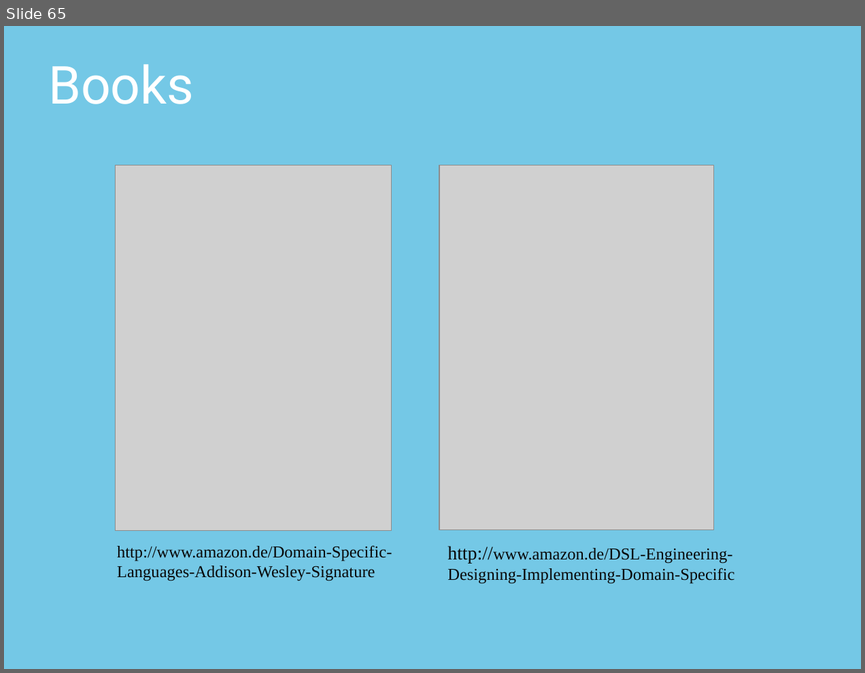
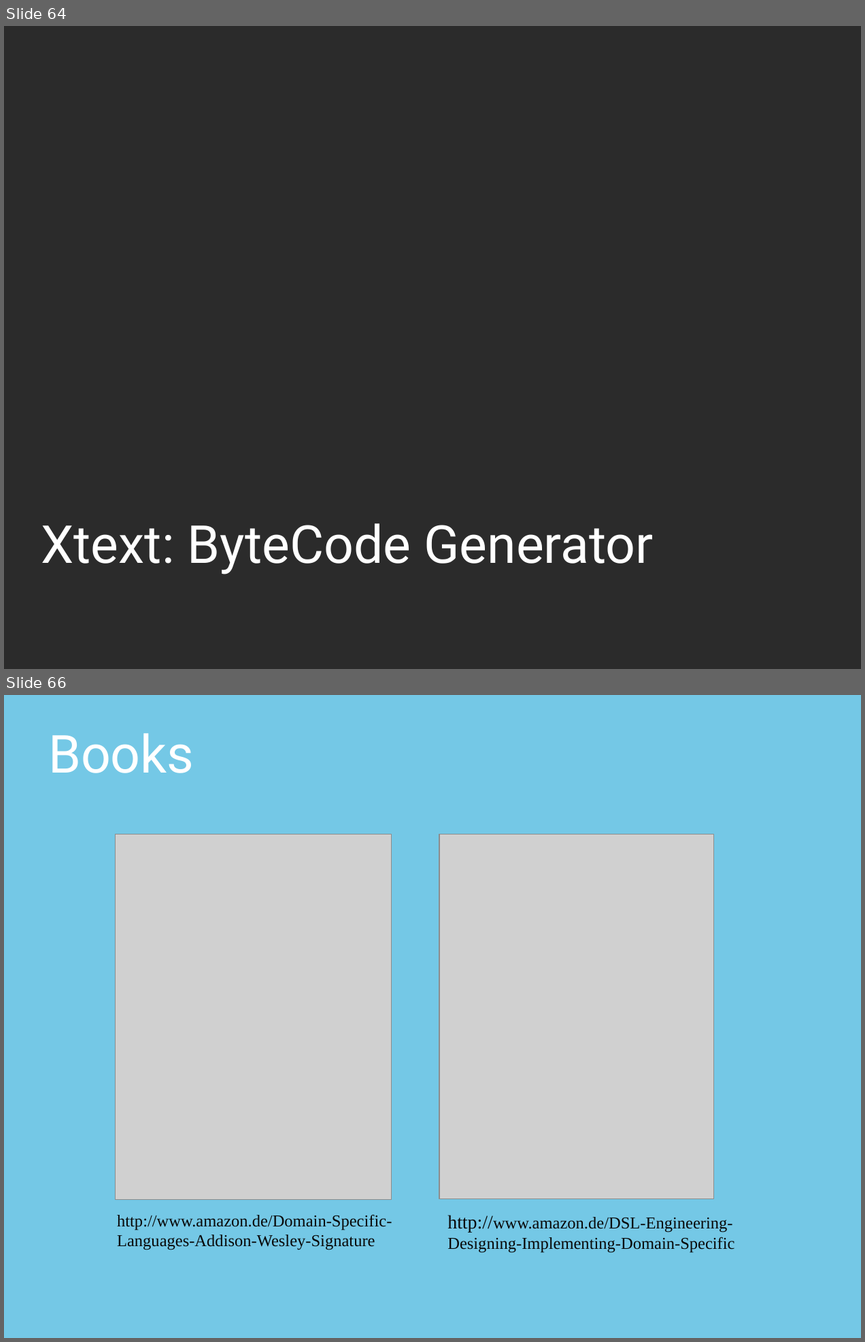
Before and after one commit to thomasfischl/xtext-workshop, a slide deck: xText Workshop.pptx. Shown one above the other, each under a label of ours: slide 65 before the commit, slides 64 and 66 after it; the slides between them are not shown. The pictures are 865x673 and 865x1342 pixels, drawn with LibreOffice and Linux fonts; fonts in the diff are those of the drawing; grey boxes stand for pictures; background and template pictures are left out; a plain dark background stands for a picture behind light text. Boxes give left, top, right and bottom in pixels: in the first picture for what was removed or moved away, otherwise in the second. Text is boxed around its words. In the diff, an @@ line names an element or a change of style, - is before the commit and + after.

```diff
--- a/xText Workshop.pptx
+++ b/xText Workshop.pptx
@@ slide 64 added at [4, 26, 861, 669], background picture (left out) @@
@@ title added at [41, 523, 653, 574], 44 pt, text #FFFFFF @@
+Xtext: ByteCode Generator
@@ what was slide 65 is now slide 66 @@
```
Also in this commit, not shown: 4 slides changed.
